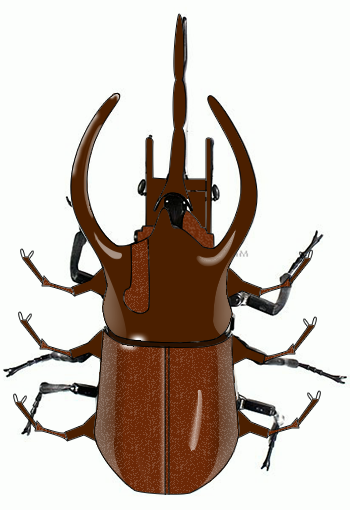
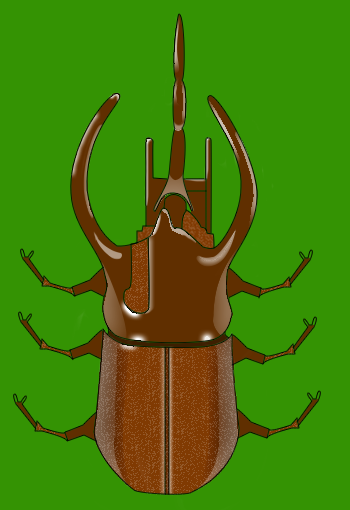
Layer changes from the first w=350, h=510 image to the second:
painted on "shines" over bbox(119, 15, 274, 501)
painted on "color" over bbox(153, 193, 193, 494)
hid "Layer 0" over bbox(0, 0, 350, 510)
